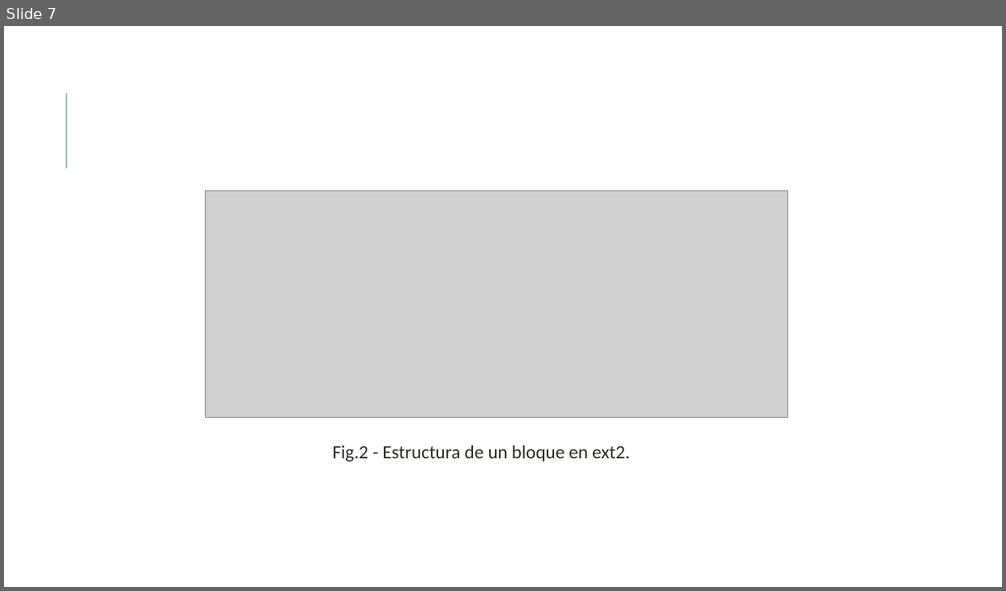
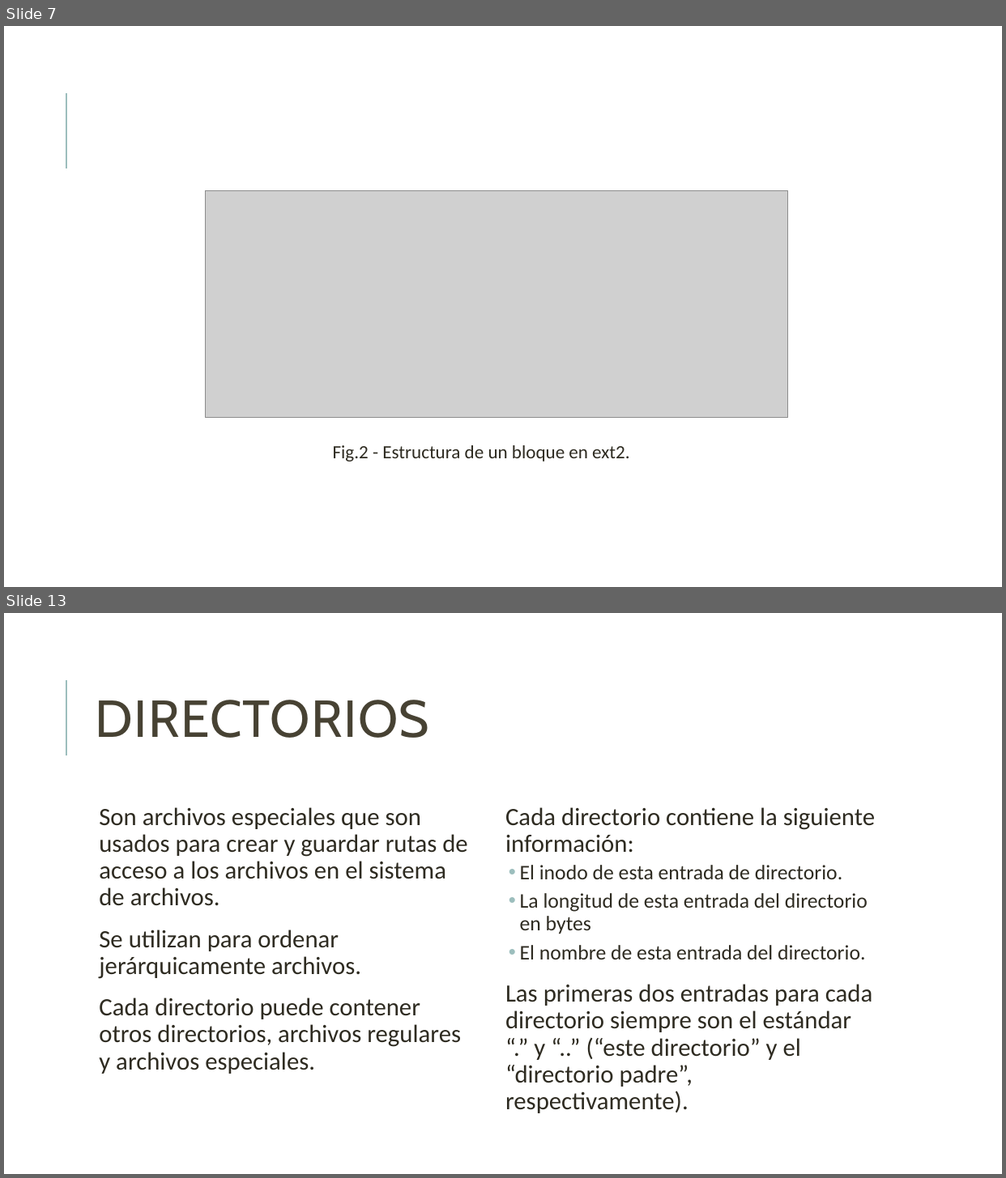
Before and after one commit to unamfi/sistop-2020-1, a slide deck: exposiciones/GonzálezAndrés/Extended.pptx. Shown one above the other, each under a label of ours: slide 7 before the commit, slides 7 and 13 after it; the slides between them are not shown. The pictures are 1006x591 and 1006x1178 pixels, drawn with LibreOffice and Linux fonts; fonts in the diff are those of the drawing; grey boxes stand for pictures. Boxes give left, top, right and bottom in pixels: in the first picture for what was removed or moved away, otherwise in the second. Text is boxed around its words. In the diff, an @@ line names an element or a change of style, - is before the commit and + after.

```diff
--- a/exposiciones/GonzálezAndrés/Extended.pptx
+++ b/exposiciones/GonzálezAndrés/Extended.pptx
@@ slide 13 added at [4, 613, 1002, 1174], background #FFFFFF; not listed: 1 template element that a slide beside it also shows @@
@@ title added at [96, 700, 429, 738], 50 pt, text #474233 @@
+DIRECTORIOS
@@ text added at [99, 807, 467, 1074], 24 pt, text #2E2B21 @@
+  Son archivos especiales que son usados para crear y guardar rutas de acceso a los archivos en el sistema de archivos.
+  Se utilizan para ordenar jerárquicamente archivos.
+  Cada directorio puede contener otros directorios, archivos regulares y archivos especiales.
@@ text added at [505, 807, 875, 1114], 24 pt, text #2E2B21 @@
+  Cada directorio contiene la siguiente información:
+  • El inodo de esta entrada de directorio.
+  • La longitud de esta entrada del directorio en bytes
+  • El nombre de esta entrada del directorio.
+  Las primeras dos entradas para cada directorio siempre son el estándar “.” y “..” (“este directorio” y el “directorio padre”, respectivamente).
```
Also in this commit, not shown: 2 slides changed, 6 other slides added.
